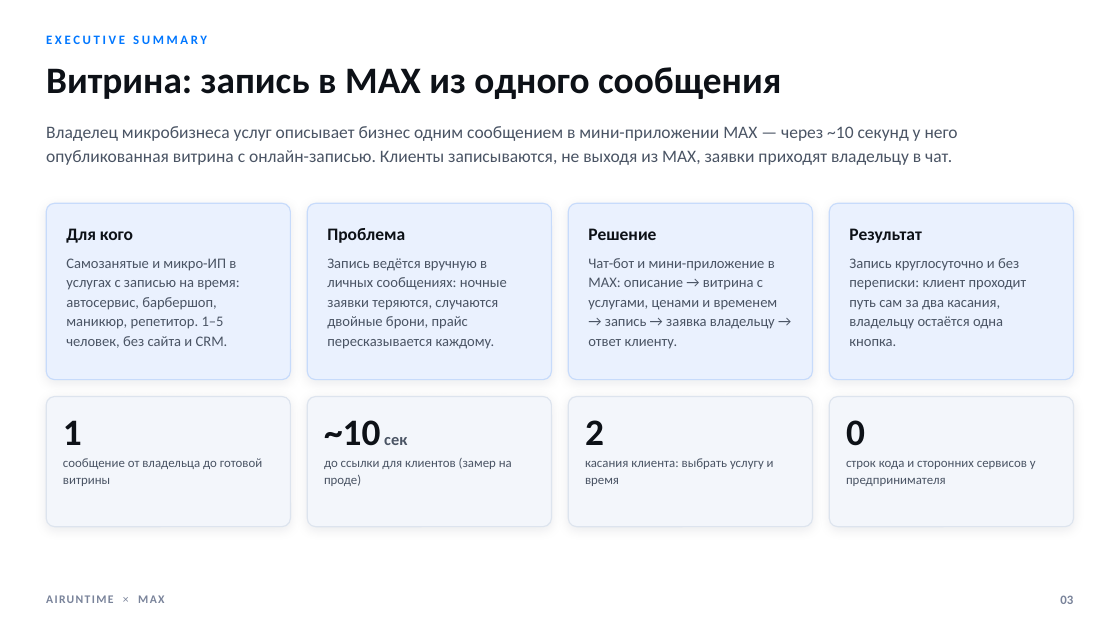
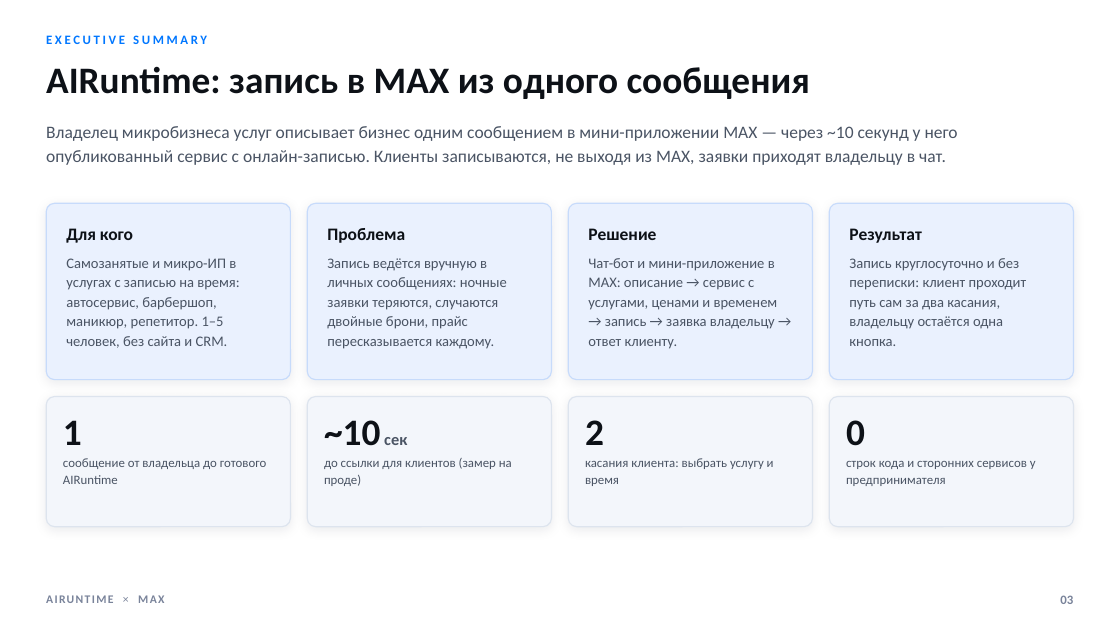
Before and after one commit to airuntime-ru/airuntime, a slide deck: slide 3 of docs/max-presentation/presentation.pptx. Drawn at 1120x630 pixels with LibreOffice and Linux fonts; fonts in the diff are those of the drawing. Boxes give left, top, right and bottom in pixels: in the first picture for what was removed or moved away, otherwise in the second. Text is boxed around its words. In the diff, an @@ line names an element or a change of style, - is before the commit and + after.

```diff
--- a/docs/max-presentation/presentation.pptx
+++ b/docs/max-presentation/presentation.pptx
@@ text at (x1=46, y1=66, x2=810, y2=99): text changed @@
-Витрина: запись в MAX из одного сообщения
+AIRuntime: запись в MAX из одного сообщения
@@ text at (x1=46, y1=126, x2=958, y2=165): text changed @@
-Владелец микробизнеса услуг описывает бизнес одним сообщением в мини-приложении MAX — через ~10 секунд у него опубликованная витрина с онлайн-записью. Клиенты записываются, не выходя из MAX, заявки приходят владельцу в чат.
+Владелец микробизнеса услуг описывает бизнес одним сообщением в мини-приложении MAX — через ~10 секунд у него опубликованный сервис с онлайн-записью. Клиенты записываются, не выходя из MAX, заявки приходят владельцу в чат.
@@ text at (x1=588, y1=258, x2=778, y2=349): text changed @@
-Чат-бот и мини-приложение в MAX: описание → витрина с услугами, ценами и временем → запись → заявка владельцу → ответ клиенту.
+Чат-бот и мини-приложение в MAX: описание → сервис с услугами, ценами и временем → запись → заявка владельцу → ответ клиенту.
@@ text at (x1=63, y1=458, x2=267, y2=484): text changed @@
-сообщение от владельца до готовой витрины
+сообщение от владельца до готового AIRuntime
```
Also in this commit, not shown: 18 other slides changed, 22 other files.
